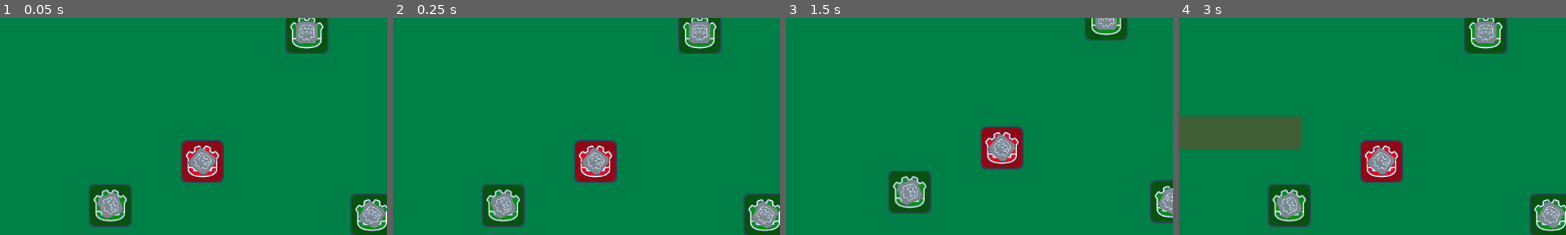
Above: before the commit, frames 1-4 (left to right).
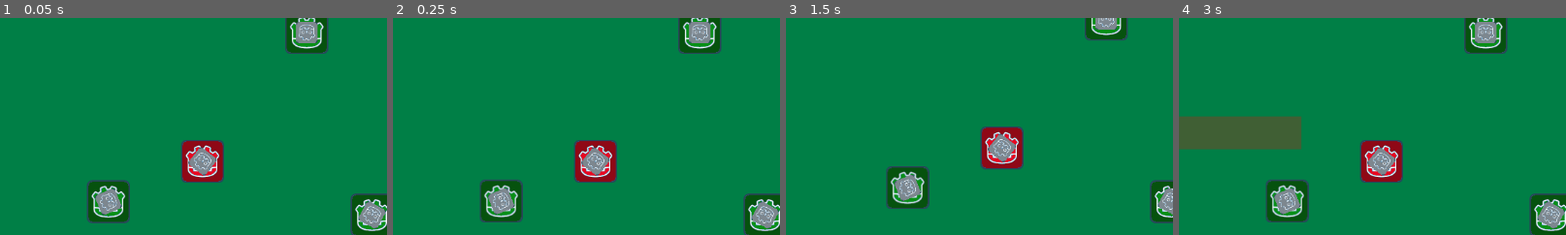
Above: after the commit, the same moments.

Repository: imogawomp/gunpit
Game: Godot game, scene res://levels/test_level.tscn
Two runs of this game, one before a commit and one after it. Both use one fixed random seed, a clock stepped at 60 frames per second and the inputs below.
Inputs (mouse positions are % of the whole screen's width and height, from its top left):
- Up to frame 1 (0.05 s): no input
- Up to frame 2 (0.25 s): no input
- Up to frame 3 (1.5 s): tap Enter at 0.5 s; move the mouse to (72, 45) at 0.52 s; tap S (cam_dwn) at 0.6 s; click (72, 45) at 0.67 s; tap A (cam_lft) at 0.8 s; tap Space at 1.25 s; drag from (30, 55) to (74, 45) at 1.27 s
- Up to frame 4 (3 s): move the mouse to (60, 28) at 2.02 s; tap D (cam_rght) at 2.1 s; click (60, 28) at 2.17 s; tap W (cam_up) at 2.3 s; tap Enter at 2.75 s; drag from (45, 70) to (93, 93) at 2.77 s
The pictures show only the part of the screen within x 45-95%, y 47-97%; the shares and areas given below are measured in that part.

The runs differ from the first frame. In frame 1, 1.8% of the frame differs, in the area x 22-35%, y 74-97%; in frame 2, 1.8%; in frame 3, 1.9%, in the area x 25-38%, y 68-91%; in frame 4, 1.8%.
Error before the commit: Parse Error: Function "_on_velocity_computed()" not found in base self. (res://units/unit_type_friendly/riot/unit_riot.gd:14)

Commit message:
camera functionality and base_class fixing

Diff:
--- a/camera/camera_controller.gd
+++ b/camera/camera_controller.gd
@@ -10,17 +10,31 @@
 func _ready():
 	pass # Replace with function body.
 
+var ini_pos : Vector2
+var mouse_ini_pos : Vector2
 
 # Called every frame. 'delta' is the elapsed time since the previous frame.
 func _process(delta):
-	var direction : Vector2 = Input.get_vector("cam_lft", "cam_rght", "cam_up", "cam_dwn")
-
-	if direction:
-		position += direction * cam_move_speed
-
 	n_zoom = clampf(n_zoom, 0.5, 1.5)
 
 	zoom = Vector2(n_zoom,n_zoom)
+
+	if Input.is_action_just_pressed("mmb"):
+		ini_pos = global_position
+		mouse_ini_pos = get_global_mouse_position()
+	if Input.is_action_pressed("mmb"):
+		var off : Vector2 = get_global_mouse_position() - mouse_ini_pos
+		mouse_ini_pos = get_global_mouse_position()
+		global_position = ini_pos + off
+		ini_pos = global_position
+	else:
+		var direction : Vector2 = Input.get_vector("cam_lft", "cam_rght", "cam_up", "cam_dwn")
+
+		if direction:
+			position += direction * cam_move_speed
+
+
+
 
 func _input(event):
 	if event is InputEventMouseButton:
--- a/project.godot
+++ b/project.godot
@@ -62,3 +62,8 @@
 "events": [Object(InputEventMouseButton,"resource_local_to_scene":false,"resource_name":"","device":-1,"window_id":0,"a …(253 unchanged characters)…
 ]
 }
+mmb={
+"deadzone": 0.5,
+"events": [Object(InputEventMouseButton,"resource_local_to_scene":false,"resource_name":"","device":-1,"window_id":0,"alt_pressed":false,"shift_pressed":false,"ctrl_pressed":false,"meta_pressed":false,"button_mask":0,"position":Vector2(0, 0),"global_position":Vector2(0, 0),"factor":1.0,"button_index":3,"canceled":false,"pressed":false,"double_click":false,"script":null)
+]
+}
--- a/units/unit_handler/unit_handler.gd
+++ b/units/unit_handler/unit_handler.gd
@@ -54,7 +54,6 @@
 	if Input.is_action_just_pressed("lmb"):
 		select_start = get_global_mouse_position()
 		select_drag_test = true
-		print(select_start)
 
 	if select_drag_test:
 		select_end = get_global_mouse_position()
@@ -63,7 +62,6 @@
 	if Input.is_action_just_released("lmb"):
 		select_drag_test = false
 		select_end = get_global_mouse_position()
-		print(select_end)
 		adjust_area_get_units()
 		queue_redraw()
 
@@ -97,7 +95,6 @@
 		selected_units.resize(0)
 		selected_units.append_array(units_in_area)
 
-	print(selected_units)
 	select_area.monitoring = false
 
 func _draw():
@@ -116,8 +113,6 @@
 
 		move_drag_test = true
 
-		print(move_start)
-
 	if move_drag_test:
 		move_end = get_global_mouse_position()
 		queue_redraw()
@@ -125,7 +120,7 @@
 	if Input.is_action_just_released("rmb"):
 		move_drag_test = false
 		move_end = get_global_mouse_position()
-		print(move_end)
+
 		pass_move_points()
 		queue_redraw()
 
@@ -136,7 +131,6 @@
 
 			for unit in selected_units:
 				unit.TARGET_POSITION = mid_point
-				print("move mid")
 		else:
 			var slope_vector : Vector2 = Vector2(move_end.x - move_start.x, move_end.y - move_start.y)
 
@@ -159,4 +153,3 @@
 				unused_units.remove_at(unit_idx)
 
 				unit.TARGET_POSITION = targ_pos
-				print("move pt")
--- /dev/null
+++ b/units/unit_type_friendly/base/base_unit.gd
@@ -0,0 +1,52 @@
+extends CharacterBody2D
+class_name base_unit
+
+const SPEED = 300.0
+@onready var TARGET_POSITION: Vector2 = global_position
+
+@onready var nav_agent : NavigationAgent2D = $nav_agent
+
+func _ready():
+	nav_agent.velocity_computed.connect(_on_velocity_computed)
+
+	nav_agent.path_desired_distance = 4.0
+	nav_agent.target_desired_distance = 4.0
+
+	call_deferred("actor_setup")
+
+
+func actor_setup():
+	await get_tree().physics_frame
+
+	set_movement_target()
+
+func set_movement_target() -> void:
+	nav_agent.target_position = TARGET_POSITION
+
+func _physics_process(delta):
+	actor_setup()
+	if nav_agent.is_navigation_finished():
+		return
+
+	var current_agent_pos : Vector2 = global_position
+	var next_path_pos : Vector2 = nav_agent.get_next_path_position()
+
+	var n_velocity : Vector2 = current_agent_pos.direction_to(next_path_pos) * SPEED
+
+	if nav_agent.avoidance_enabled:
+		nav_agent.set_velocity(n_velocity)
+	else:
+		_on_velocity_computed(n_velocity)
+	#_unit_move_toward_point(TARGET_POSITION)
+
+func _unit_move_toward_point(target_position):
+	var direction = position.direction_to(target_position)
+
+	if direction:
+		velocity = direction * SPEED
+	else:
+		velocity = velocity.move_toward(Vector2.ZERO, SPEED)
+
+func _on_velocity_computed(safe_velocity : Vector2):
+	velocity = safe_velocity
+	move_and_slide()
--- a/units/unit_type_friendly/base/unit.gd
+++ /dev/null
@@ -1,17 +0,0 @@
-extends CharacterBody2D
-class_name base_unit
-
-const SPEED = 300.0
-@onready var TARGET_POSITION: Vector2 = self.position
-
-func _physics_process(delta):
-	_unit_move_toward_point()
-	move_and_slide()
-
-func _unit_move_toward_point():
-	var direction = position.direction_to(TARGET_POSITION)
-
-	if direction && (self.position.distance_to(TARGET_POSITION) > 5):
-		velocity = direction * SPEED
-	else:
-		velocity = velocity.move_toward(Vector2.ZERO, SPEED)
Not shown, added: levels/tesCC84.tmp
